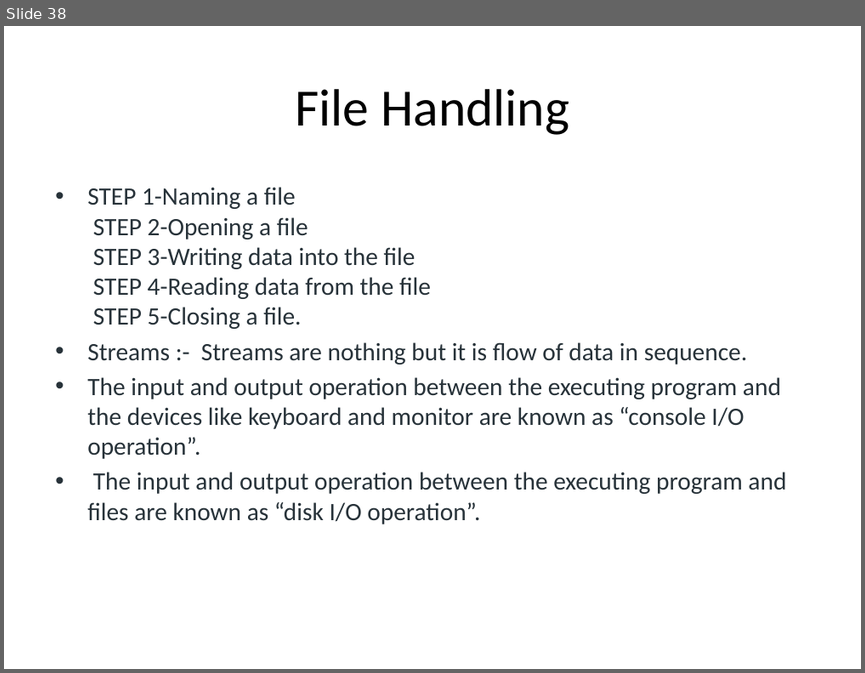
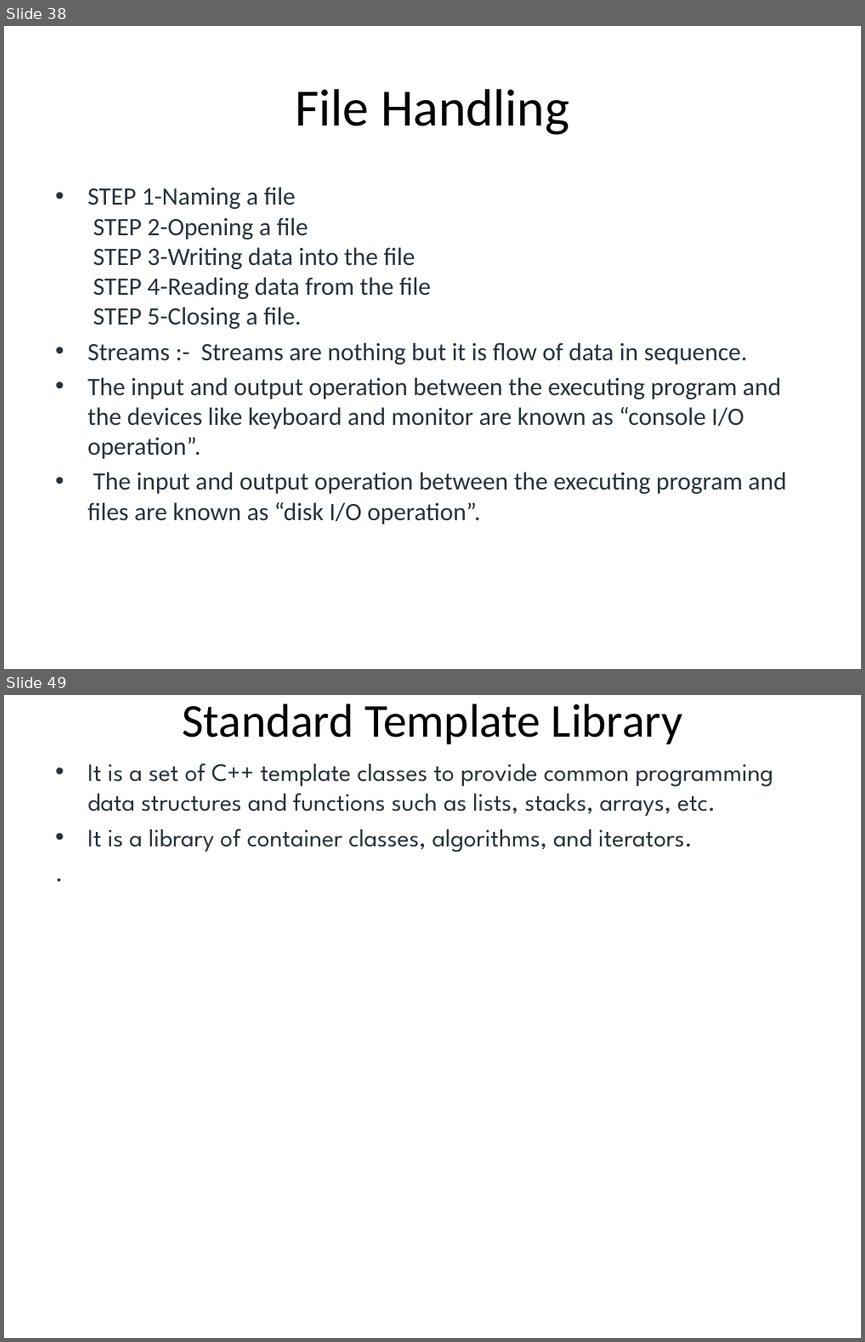
Before and after one commit to Bot-Anonymous/c-, a slide deck: c++.pptx. Shown one above the other, each under a label of ours: slide 38 before the commit, slides 38 and 49 after it; the slides between them are not shown. The pictures are 865x673 and 865x1342 pixels, drawn with LibreOffice and Linux fonts; fonts in the diff are those of the drawing. Boxes give left, top, right and bottom in pixels: in the first picture for what was removed or moved away, otherwise in the second. Text is boxed around its words. In the diff, an @@ line names an element or a change of style, - is before the commit and + after.

```diff
--- a/c++.pptx
+++ b/c++.pptx
@@ slide 49 added at [4, 695, 861, 1338], background #FFFFFF @@
@@ title added at [182, 703, 683, 744], 39.6 pt, text #000000 @@
+Standard Template Library
@@ text added at [87, 763, 773, 852], 21 pt, text #273239 @@
+• It is a set of C++ template classes to provide common programming data structures and functions such as lists, stacks, arrays, etc.
+• It is a library of container classes, algorithms, and iterators.
+.
```
Also in this commit, not shown: 13 other slides added, 20 other files.
